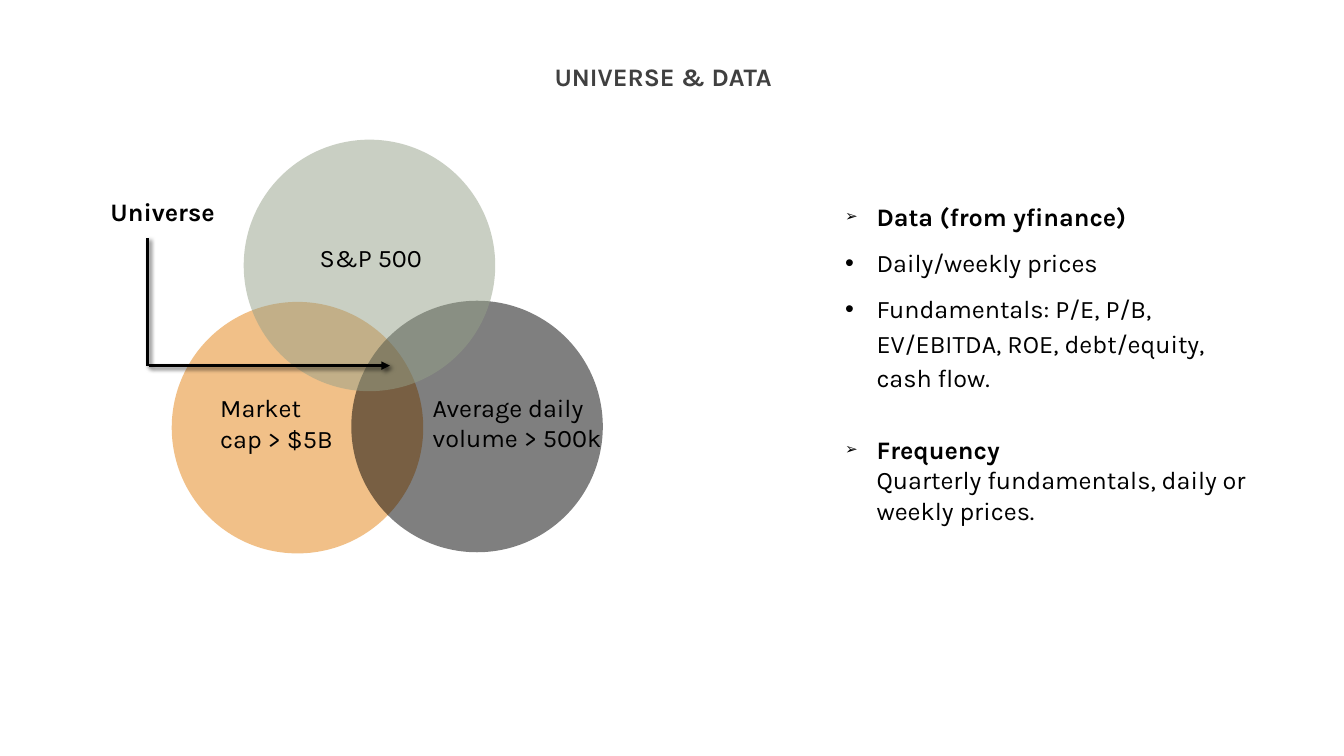
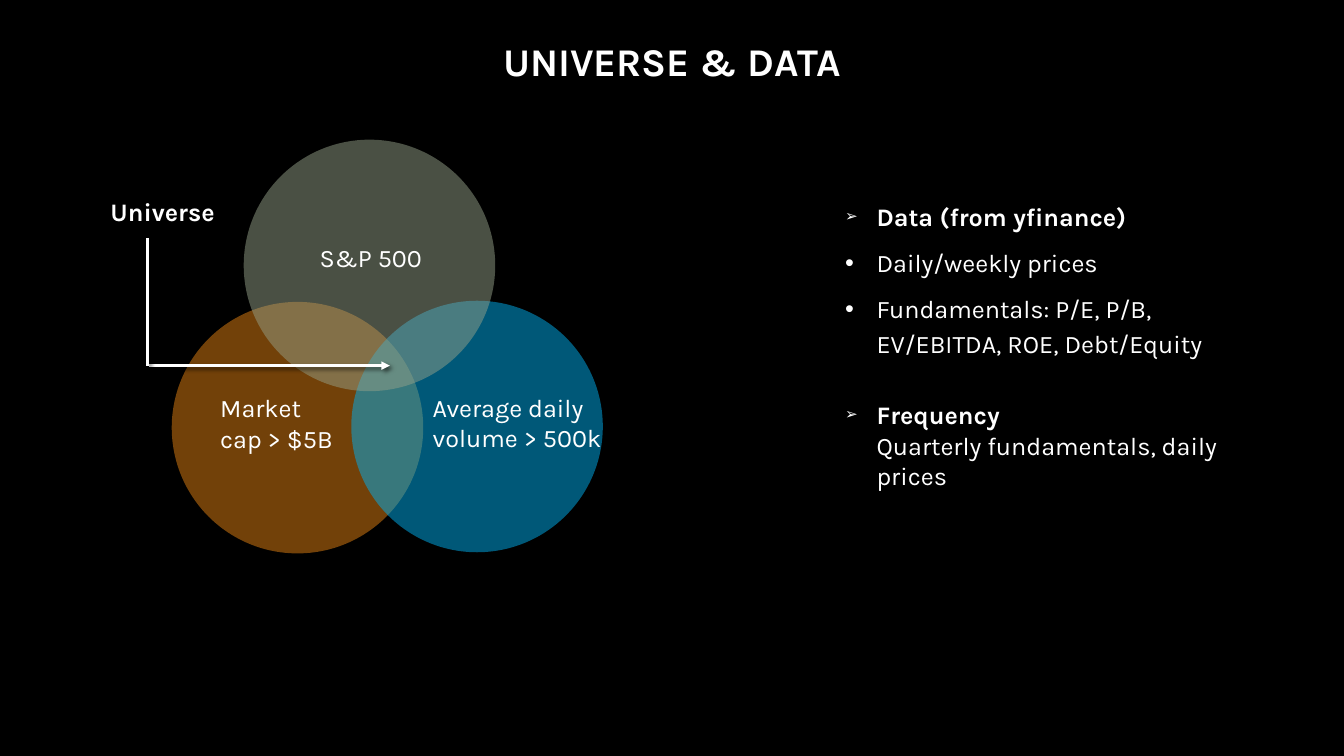
Before and after one commit to GeorgeMoschovis/Value-Quality-Momentum-Strategy, a slide deck: slide 4 of Presentation/Strategy_Pitch (2).pptx. Drawn at 1344x756 pixels with LibreOffice and Linux fonts; fonts in the diff are those of the drawing. Boxes give left, top, right and bottom in pixels: in the first picture for what was removed or moved away, otherwise in the second. Text is boxed around its words. In the diff, an @@ line names an element or a change of style, - is before the commit and + after.

```diff
--- a/Presentation/Strategy_Pitch (2).pptx
+++ b/Presentation/Strategy_Pitch (2).pptx
@@ background #FFFFFF to #000000 @@
@@ text "UNIVERSE & DATA": place and size @@
-text "UNIVERSE & DATA" at <box>555,69,772,87</box>
+text "UNIVERSE & DATA" at <box>503,50,840,77</box>
@@ text "UNIVERSE & DATA" at <box>503,50,840,77</box>: size 18 to 28 pt, text colour #404040 to #FFFFFF @@
@@ text colour #000000 to #FFFFFF in 4 elements at <box>320,251,422,268</box>, <box>220,399,333,454</box>, <box>433,399,601,454</box>, <box>110,203,214,222</box> @@
@@ text at <box>877,207,1126,278</box>: text colour #000000 to #FFFFFF in "Data (from yfinance)", "Daily/weekly prices" @@
@@ line (148, 366) - (148, 238): stroke #000000 2 pt to #FFFFFF 2 pt @@
@@ text at <box>877,299,1217,491</box>: text changed; text colour #000000 to #FFFFFF @@
-• Fundamentals: P/E, P/B, EV/EBITDA, ROE, debt/equity, cash flow.
-➢ Frequency
-  Quarterly fundamentals, daily or weekly prices.
+• Fundamentals: P/E, P/B, EV/EBITDA, ROE, Debt/Equity
+➢ Frequency
+  Quarterly fundamentals, daily prices
@@ ellipse at <box>352,300,604,553</box>: fill #000000 at 50% opacity to #00B0F0 at 50% opacity @@
@@ arrow (149, 366) - (390, 366): stroke #000000 2 pt to #FFFFFF 2 pt @@
```
Also in this commit, not shown: 8 other slides changed, 3 slides added, 6 other files.
